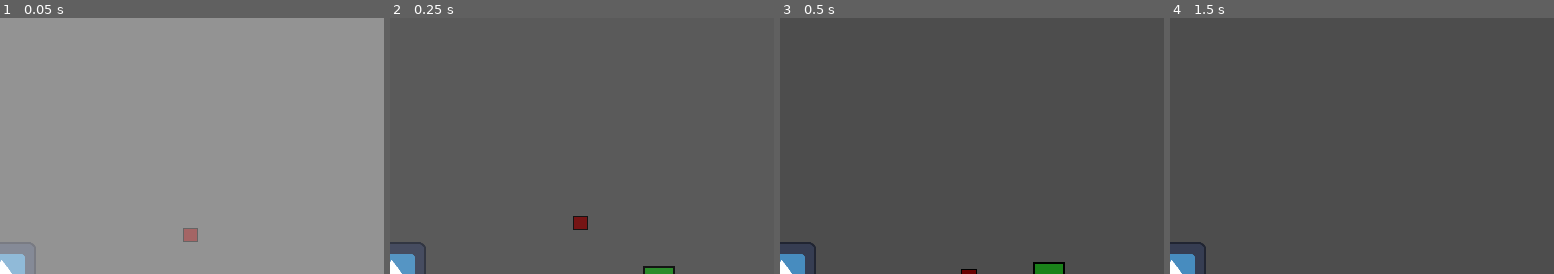
Above: before the commit, frames 1-4 (left to right).
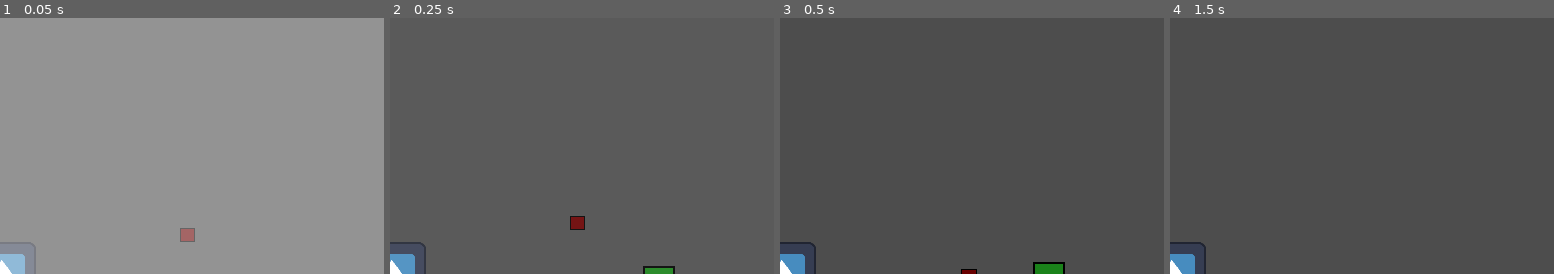
Above: after the commit, the same moments.

Repository: samuelurbinaflor/school-game-jam
Game: Godot game, scene res://scenes/testLevel.tscn
Same seed, same stepped clock (60 frames per second), same inputs: the game is played once before the commit and once after it. The engine's default icon, where the game draws it, is replaced by a stand-in: a white triangle on a blue panel in a dark square.
Inputs:
- Up to frame 1 (0.05 s): no input
- Up to frame 2 (0.25 s): no input
- Up to frame 3 (0.5 s): no input
- Up to frame 4 (1.5 s): tap D (moverDere) at 0.6, 1.35 s; tap Space (salto) at 0.77 s
The pictures show only the part of the screen within x 50-100%, y 0-50%; the shares and areas given below are measured in that part.

The runs differ from the first frame. In frame 1, 0.1% of the frame differs, in the area x 46-52%, y 82-88%; in frame 2, 0.1%; in frame 3, nothing differs; in frame 4, nothing differs.

Commit message:
arreglo fallitos de la hormiga

Diff:
--- a/scenes/enemy_ant.tscn
+++ b/scenes/enemy_ant.tscn
@@ -35,12 +35,12 @@
 [node name="RayCastIzq" type="RayCast2D" parent="."]
 position = Vector2(5.779724, 0)
 scale = Vector2(0.9999999, 1)
-target_position = Vector2(-22, 0)
+target_position = Vector2(-24.563835, 0)
 
 [node name="RayCastDere" type="RayCast2D" parent="."]
 position = Vector2(-5.779724, 0)
 scale = Vector2(0.9999999, 1)
-target_position = Vector2(22, 0)
+target_position = Vector2(27.4537, 0)
 
 [node name="RayCastAbajoDere" type="RayCast2D" parent="."]
 position = Vector2(11.559453, 4.406009)
--- a/scenes/levels/level_01.tscn
+++ b/scenes/levels/level_01.tscn
@@ -1,8 +1,31 @@
-[gd_scene load_steps=8 format=4 uid="uid://c7hqnf5b5k557"]
+[gd_scene load_steps=14 format=4 uid="uid://c7hqnf5b5k557"]
 
-[ext_resource type="Texture2D" uid="uid://rdcgkupjidev" path="res://assets/tiles/grid_01.png" id="2_uvc87"]
+[ext_resource type="Texture2D" uid="uid://bdy5c5dgb4oej" path="res://assets/tiles/gridOthers.png" id="1_2djvx"]
+[ext_resource type="Script" uid="uid://dswow2xdhhxwj" path="res://scripts/test_level.gd" id="1_50wog"]
+[ext_resource type="Texture2D" uid="uid://rdcgkupjidev" path="res://assets/tiles/level_01/grid_01.png" id="2_uvc87"]
 [ext_resource type="Texture2D" uid="uid://cljhmmsm5v2du" path="res://assets/tiles/black-tiles.png" id="3_qdh5e"]
-[ext_resource type="Texture2D" uid="uid://1tbsqik2e3ul" path="res://assets/tiles/platforms.png" id="4_uvc87"]
+[ext_resource type="PackedScene" uid="uid://bbe1a5aqyad63" path="res://scenes/player.tscn" id="4_qdh5e"]
+[ext_resource type="PackedScene" uid="uid://dnovuc1y15248" path="res://scenes/mushroomSwitch.tscn" id="5_qdh5e"]
+[ext_resource type="PackedScene" uid="uid://dfqlbu1qlp6vl" path="res://scenes/enemy_ant.tscn" id="7_kfebt"]
+[ext_resource type="PackedScene" uid="uid://dqibeisegp8kd" path="res://scenes/enemy.tscn" id="8_kfebt"]
+[ext_resource type="PackedScene" uid="uid://b02dw1kevpspe" path="res://scenes/objects/flower_platform.tscn" id="9_kfebt"]
+
+[sub_resource type="TileSetAtlasSource" id="TileSetAtlasSource_uvc87"]
+texture = ExtResource("1_2djvx")
+texture_region_size = Vector2i(32, 32)
+0:1/size_in_atlas = Vector2i(2, 1)
+0:1/0 = 0
+0:1/0/physics_layer_0/linear_velocity = Vector2(2, 0)
+0:1/0/physics_layer_0/polygon_0/points = PackedVector2Array(-22.622784, 15.931538, -29.63266, 12.426601, -29.95129, 3.8235703, 29.951294, 4.4608307, 29.31403, 12.426601, 21.985523, 15.612907)
+0:2/size_in_atlas = Vector2i(2, 1)
+0:2/0 = 0
+0:0/0 = 0
+0:0/0/physics_layer_0/polygon_0/points = PackedVector2Array(16, 16, 16, -16, -2.8676758, -16, -16, -6.372616, -16, 9.877552, -6.0539837, 16)
+1:0/0 = 0
+1:0/0/physics_layer_0/polygon_0/points = PackedVector2Array(-16, -16, 16, -16, 16, 16, -16, 16)
+2:0/0 = 0
+2:0/0/physics_layer_0/polygon_0/points = PackedVector2Array(-16, -16, 2.8676796, -16, 11.470707, -10.514814, 16, -4.1422005, 16, 10.514816, 7.3285103, 16, -16, 16)
+2:1/0 = 0
 
 [sub_resource type="TileSetAtlasSource" id="TileSetAtlasSource_1ey3t"]
 texture = ExtResource("2_uvc87")
@@ -48,3 +71,78 @@
 [node name="TileMapLayer" type="TileMapLayer" parent="."]
 tile_map_data = PackedByteArray("AAAAAAcAAgAAAAEAAAAAAAgAAgAAAAEAAAAAAAkAAgAAAAEAAAAAAAoAAgAAAAEAAAAAAAsAAgAAAAEAAAAAAA …(3008 unchanged characters)…
 tile_set = SubResource("TileSet_kfebt")
+
+[node name="CanvasLayer" type="CanvasLayer" parent="."]
+
+[node name="ColorRect" type="ColorRect" parent="CanvasLayer"]
+modulate = Color(1, 1, 1, 0.4745098)
+offset_left = -128.0
+offset_top = -27.0
+offset_right = 1021.0
+offset_bottom = 615.0
+mouse_filter = 2
+
+[node name="Flores" type="Node2D" parent="."]
+
+[node name="Flower_platform6" parent="Flores" instance=ExtResource("9_kfebt")]
+position = Vector2(2256, 239)
+
+[node name="Flower_platform8" parent="Flores" instance=ExtResource("9_kfebt")]
+position = Vector2(1169, 272)
+
+[node name="Flower_platform9" parent="Flores" instance=ExtResource("9_kfebt")]
+position = Vector2(3503, 306)
+
+[node name="Flower_platform5" parent="Flores" instance=ExtResource("9_kfebt")]
+position = Vector2(3248, -16)
+
+[node name="Flower_platform7" parent="Flores" instance=ExtResource("9_kfebt")]
+position = Vector2(1135, 145)
+
+[node name="Flower_platform4" parent="Flores" instance=ExtResource("9_kfebt")]
+position = Vector2(3152, 49)
+
+[node name="Flower_platform2" parent="Flores" instance=ExtResource("9_kfebt")]
+position = Vector2(3055, 112)
+
+[node name="Flower_platform3" parent="Flores" instance=ExtResource("9_kfebt")]
+position = Vector2(1232, 208)
+
+[node name="Flower_platform" parent="Flores" instance=ExtResource("9_kfebt")]
+position = Vector2(1263, 338)
+
+[node name="Enemigos" type="Node2D" parent="."]
+
+[node name="Enemy2" parent="Enemigos" instance=ExtResource("8_kfebt")]
+position = Vector2(553, 398)
+
+[node name="Enemy4" parent="Enemigos" instance=ExtResource("8_kfebt")]
+position = Vector2(2047, 300)
+
+[node name="Enemy3" parent="Enemigos" instance=ExtResource("8_kfebt")]
+position = Vector2(1138, 127)
+
+[node name="enemy_ant" parent="Enemigos" instance=ExtResource("7_kfebt")]
+position = Vector2(447.99997, 392.00003)
+
+[node name="Switch" type="Node2D" parent="."]
+
+[node name="MushroomSwitch" parent="Switch" instance=ExtResource("5_qdh5e")]
+position = Vector2(873, 358)
+
+[node name="MushroomSwitch2" parent="Switch" instance=ExtResource("5_qdh5e")]
+position = Vector2(2648, 383)
+switch_type = 4
+
+[node name="MushroomSwitch3" parent="Switch" instance=ExtResource("5_qdh5e")]
+position = Vector2(3452, 383)
+
+[node name="Player" parent="." instance=ExtResource("4_qdh5e")]
+position = Vector2(81, 393)
+
+[node name="Camera2D2" type="Camera2D" parent="Player"]
+position = Vector2(130, -39)
+limit_left = 0
+limit_top = -150
+limit_right = 3675
+limit_bottom = 510
--- a/scripts/enemy_ant.gd
+++ b/scripts/enemy_ant.gd
@@ -12,6 +12,7 @@
 var is_corrupted = false
 var normal_color: Color = Color(0.808, 0.0, 0.0, 1.0)
 var corrupted_color = Color(0.3, 0.6, 1.0)
+var haGirado = false
 
 func _ready():
 	GameState.mode_changed.connect(worldModeChanged)
@@ -42,6 +43,16 @@
 
 func vuelta():
 	var gira = false
+	if haGirado:
+		var noColision = true
+		if moveLeft and RayIzq.is_colliding():
+			noColision = false
+		elif not moveLeft and RayDere.is_colliding():
+			noColision = false
+
+		if noColision:
+			haGirado = false
+		return
 
 	if not RayDereAbajo.is_colliding():
 		gira = true
@@ -53,6 +64,7 @@
 	if gira:
 		moveLeft = !moveLeft
 		scale.x = -scale.x
+		haGirado = true
 
 func worldModeChanged(new_mode):
 	if is_corrupted:
